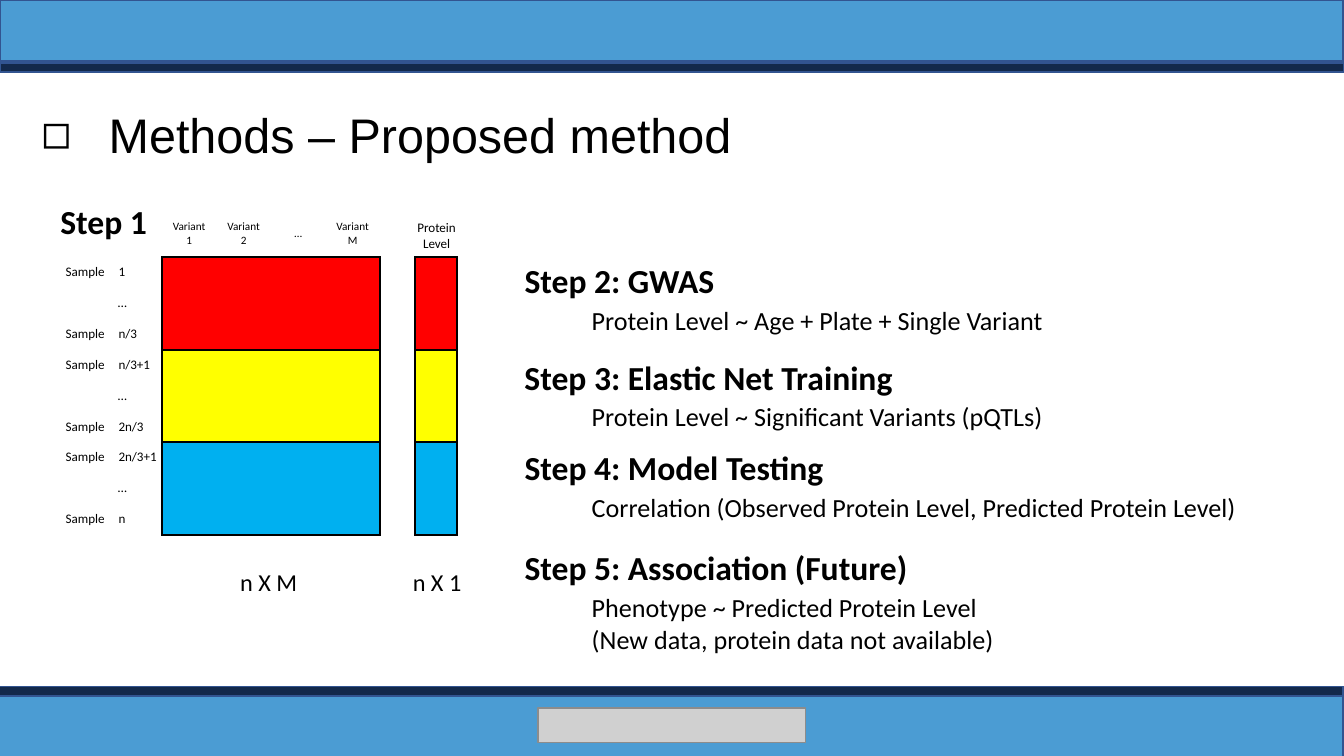
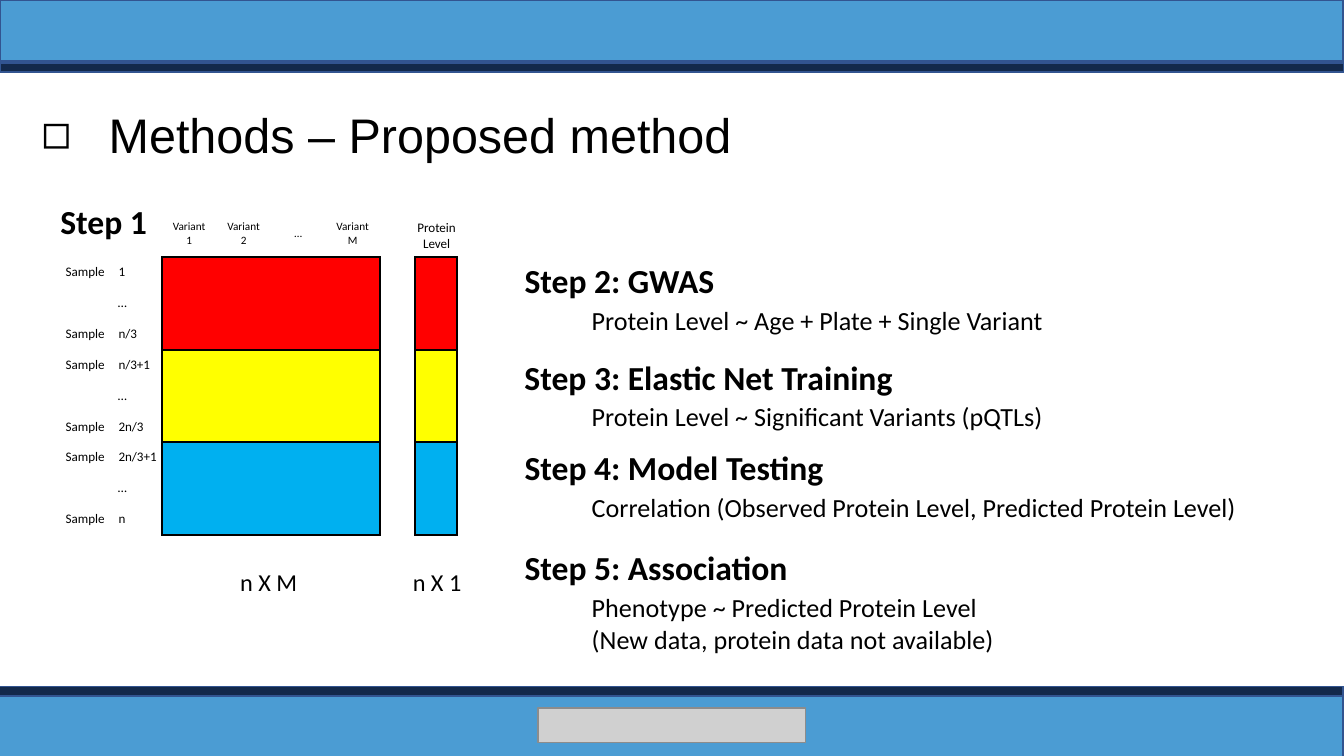
Before and after one commit to chanhwa-lee/WHIPWAS, a slide deck: slide 5 of 2022-02-18 WHI PWAS.pptx. Drawn at 1344x756 pixels with LibreOffice and Linux fonts; fonts in the diff are those of the drawing; grey boxes stand for pictures. Boxes give left, top, right and bottom in pixels: in the first picture for what was removed or moved away, otherwise in the second. Text is boxed around its words. In the diff, an @@ line names an element or a change of style, - is before the commit and + after.

```diff
--- a/2022-02-18 WHI PWAS.pptx
+++ b/2022-02-18 WHI PWAS.pptx
@@ text at box(525, 556, 787, 586): text changed @@
-Step 5: Association (Future)
+Step 5: Association
```
